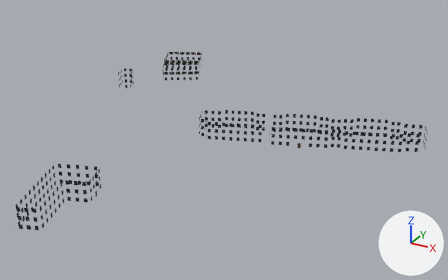
One commit to the glTF model gibraltar/data/build/tiles/T_W2_N0/facades.glb: the scene before it, then after it.
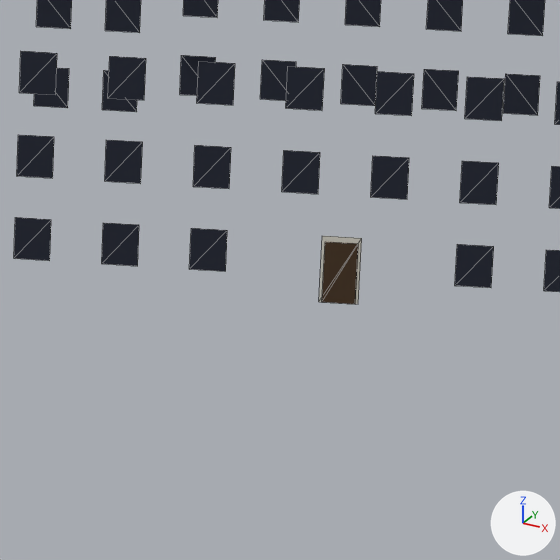
Each version appears first whole from a 50 mm camera at (565.9, 206.1, 101.7) aimed at (455.0, 407.8, 0.9), and next in a close-up on the part from 60% to 71% of the width and 44% to 61% of the height. The axes (+X, +Y, +Z) are drawn at lower right. The lights are the same throughout. The first two pictures are the older version. The close-ups show mesh edges as thin lines.

Names of what the first close-up shows: 'T_W2_N0_facades'.
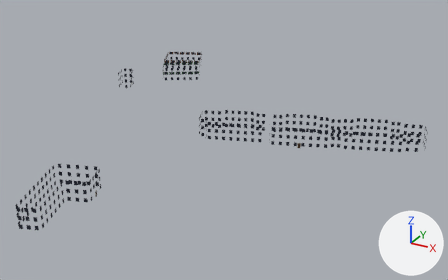
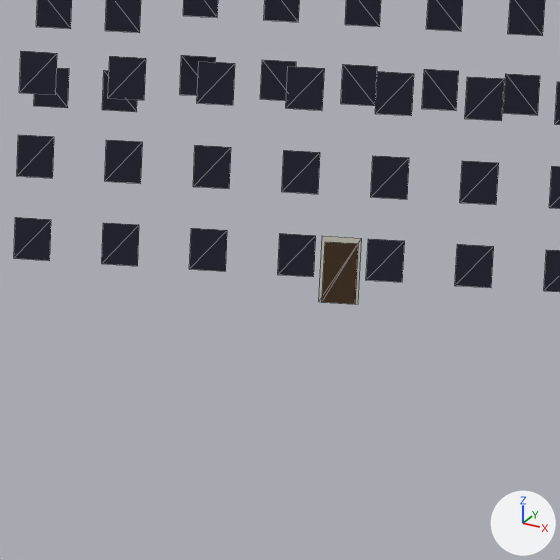
Diff of the bpy script that builds the scene:
```diff
--- a/gibraltar/data/build/tiles/T_W2_N0/facades.glb.py
+++ b/gibraltar/data/build/tiles/T_W2_N0/facades.glb.py
@@ me_t_w2_n0_facades @@
 # used by ob_t_w2_n0_facades; location = (0.0, 0.0, 0.0)
 # verts and faces of me_t_w2_n0_facades; kept vertices keep their numbers, new ones are numbered from 2044
 # before: 2036 (484.0, 414.0, 1.0) at pixel (318, 301), 2037 (484.0, 414.0, 3.0) at pixel (322, 235), 2038 (484.0, 414.0, 1.0) at pixel (321, 302), 2039 (484.0, 414.0, 3.0) at pixel (325, 241), 2041 (485.0, 415.0, 3.0) at pixel (358, 243)
 # before: 2043 (485.0, 415.0, 3.0) at pixel (361, 238)
-me_t_w2_n0_facades.from_pydata(...)  # 2044 vertices, 1022 faces; spans x 374.0..529.0, y 318.0..498.0, z 1.0..9.0
+me_t_w2_n0_facades.from_pydata(...)  # 2052 vertices, 1026 faces; spans x 374.0..529.0, y 318.0..498.0, z 1.0..9.0
+# me_t_w2_n0_facades part 1: the loose piece of 4 vertices spanning x 484.0..485.0, y 414.0..415.0, z 1.0..3.0 is copied, and the copy is moved by (1.0, 0.0, 0.0), in mat_m_window; it spans x 486.0..487.0, y 415.0, z 2.0..3.0
+# me_t_w2_n0_facades part 2
+delete_faces([(2036, 2043, 2037), (2038, 2041, 2039)])
+verts[2044] = (483.0, 414.0, 2.0)  # pixel (277, 274)
+verts[2045] = (483.0, 414.0, 3.0)  # pixel (279, 233)
+verts[2046] = (484.0, 414.0, 2.0)  # pixel (313, 276)
+verts[2047] = (484.0, 414.0, 3.0)  # pixel (325, 241)
+faces += [(2037, 2044, 2046), (2037, 2045, 2044)]  # mat_m_window
+faces += [(2036, 2043, 2039), (2038, 2041, 2047)]  # mat_m_door
+# other edits to the shape of me_t_w2_n0_facades do not show in these pictures
 me_t_w2_n0_facades.materials.append(mat_m_window)
```

Boxes [x1, y1, x2, y2] around the edits, measured in the close-ups (560 x 560 px):
part 1 of me_t_w2_n0_facades, added
    after: [366, 239, 405, 282]
part 2 of me_t_w2_n0_facades, built on
    before: [319, 236, 362, 301]
    after: [278, 233, 362, 301]
